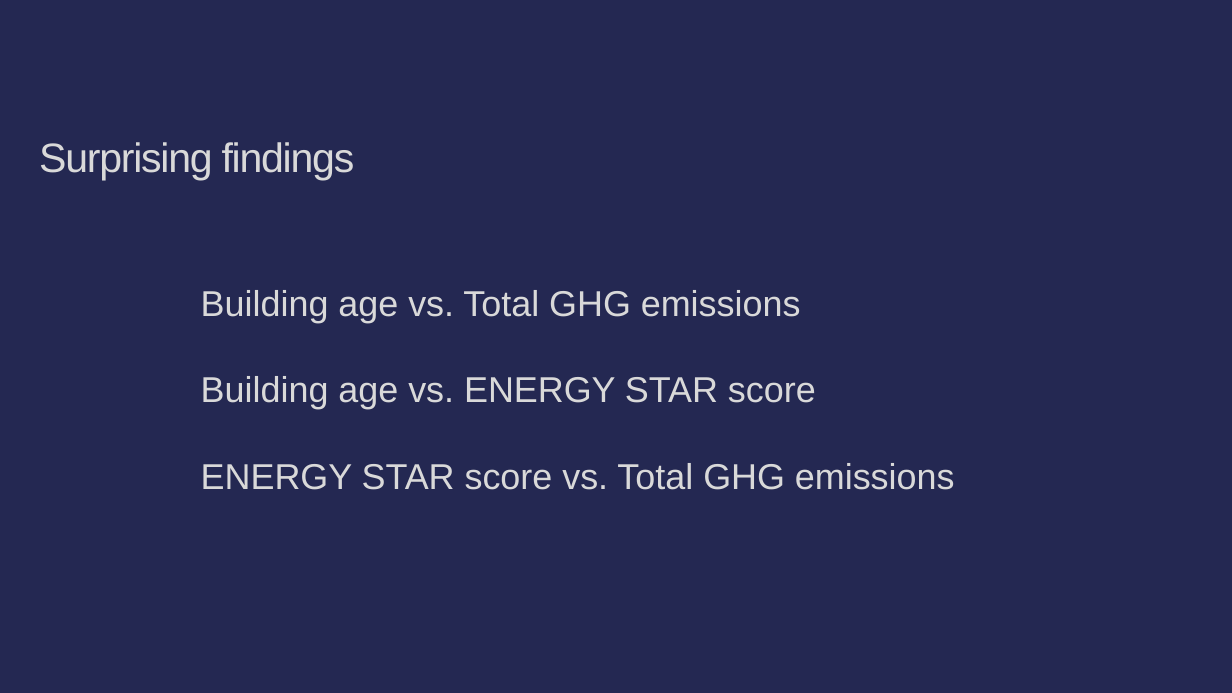
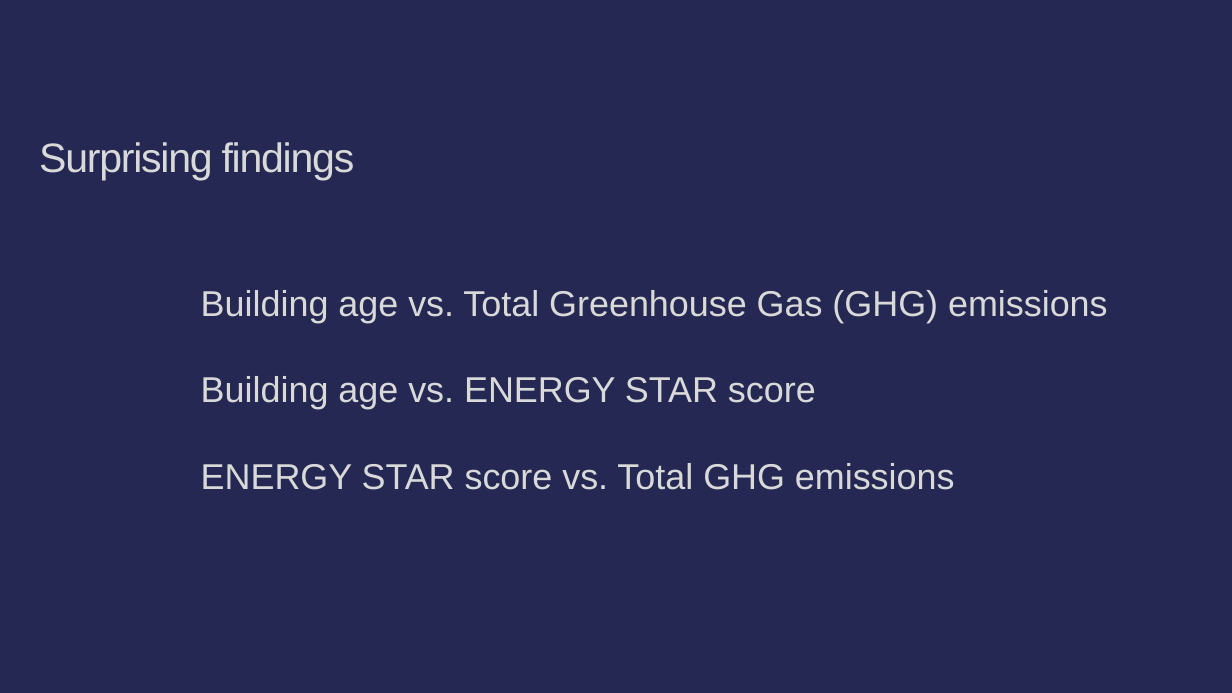
Before and after one commit to Alissa-Ouspen/data110_alissa, a slide deck: slide 11 of project1/Proj1_Present_Energy_Ouspenskaia.pptx. Drawn at 1232x693 pixels with LibreOffice and Linux fonts; fonts in the diff are those of the drawing. Boxes give left, top, right and bottom in pixels: in the first picture for what was removed or moved away, otherwise in the second. Text is boxed around its words. In the diff, an @@ line names an element or a change of style, - is before the commit and + after.

```diff
--- a/project1/Proj1_Present_Energy_Ouspenskaia.pptx
+++ b/project1/Proj1_Present_Energy_Ouspenskaia.pptx
@@ text at (x1=201, y1=290, x2=1108, y2=323): text changed @@
-Building age vs. Total GHG emissions
+Building age vs. Total Greenhouse Gas (GHG) emissions
```
Also in this commit, not shown: 1 other slide changed, 12 other files.
